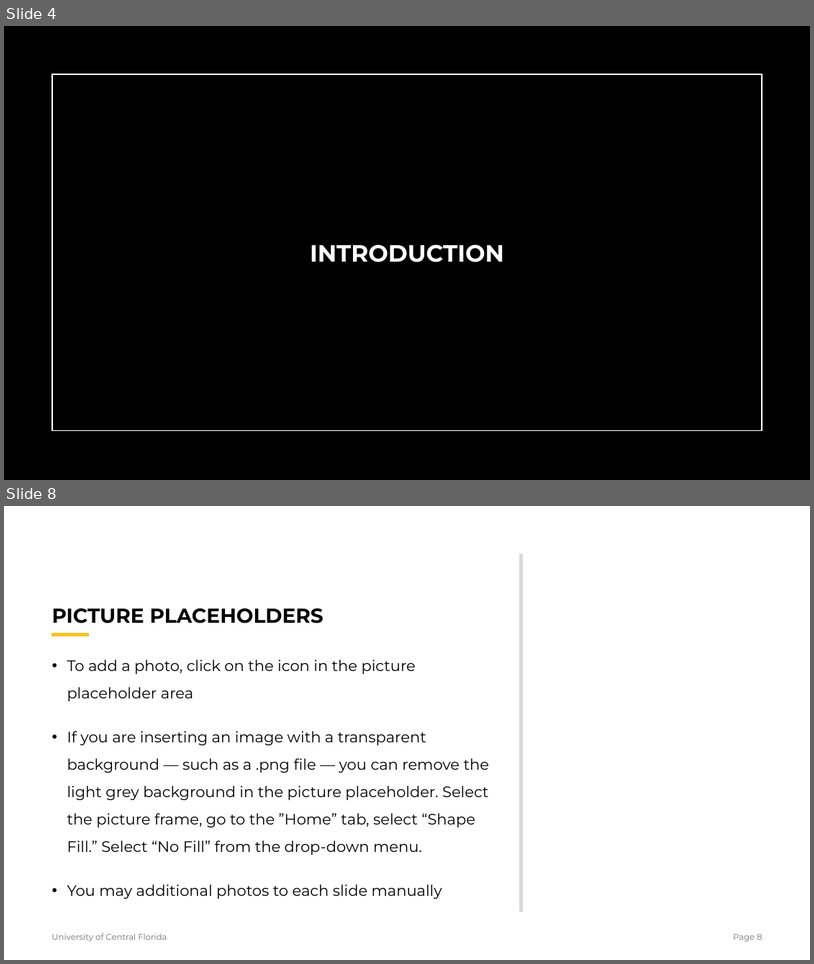
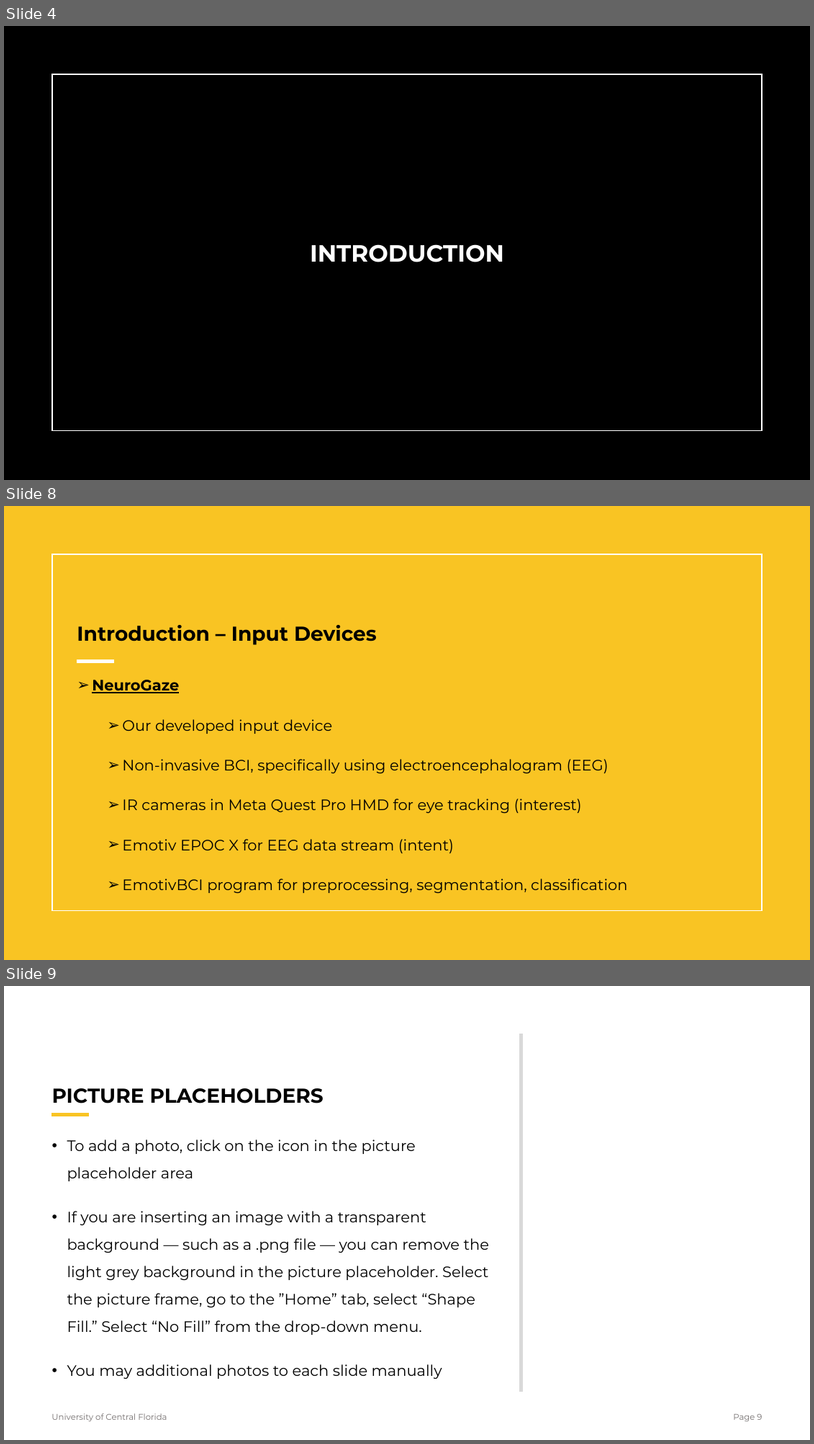
Before and after one commit to Wanyea/NeuroGaze, a slide deck: Research Documents/Thesis/NeuroGazeThesisDefense.pptx. Shown one above the other, each under a label of ours: slides 4 and 8 before the commit, slides 4, 8 and 9 after it; the slides between them are not shown. The pictures are 814x964 and 814x1444 pixels, drawn with LibreOffice and Linux fonts; fonts in the diff are those of the drawing. Boxes give left, top, right and bottom in pixels: in the first picture for what was removed or moved away, otherwise in the second. Text is boxed around its words. In the diff, an @@ line names an element or a change of style, - is before the commit and + after.

```diff
--- a/Research Documents/Thesis/NeuroGazeThesisDefense.pptx
+++ b/Research Documents/Thesis/NeuroGazeThesisDefense.pptx
@@ slide 8 added at (x1=4, y1=506, x2=810, y2=960), background #FFFFFF; not listed: 1 template element that a slide beside it also shows @@
@@ rectangle added at (x1=4, y1=506, x2=810, y2=960), fill #F9C423 @@
@@ title added at (x1=77, y1=625, x2=377, y2=645), 24 pt, text #000000, bold @@
+Introduction – Input Devices
@@ line added from (77, 661) to (114, 661), #FFFFFF 4 pt @@
@@ text added at (x1=92, y1=680, x2=628, y2=890), 18 pt, text #000000 @@
+➢ NeuroGaze
+  ➢ Our developed input device
+  ➢ Non-invasive BCI, specifically using electroencephalogram (EEG)
+  ➢ IR cameras in Meta Quest Pro HMD for eye tracking (interest)
+  ➢ Emotiv EPOC X for EEG data stream (intent)
+  ➢ EmotivBCI program for preprocessing, segmentation, classification
@@ what was slide 8 is now slide 9 @@
@@ page number at (x1=733, y1=1414, x2=762, y2=1421): text changed @@
-Page 8
+Page 9
```
Also in this commit, not shown: 3 slides changed, 1 other slide added, 1 slide removed, 1 other file.
